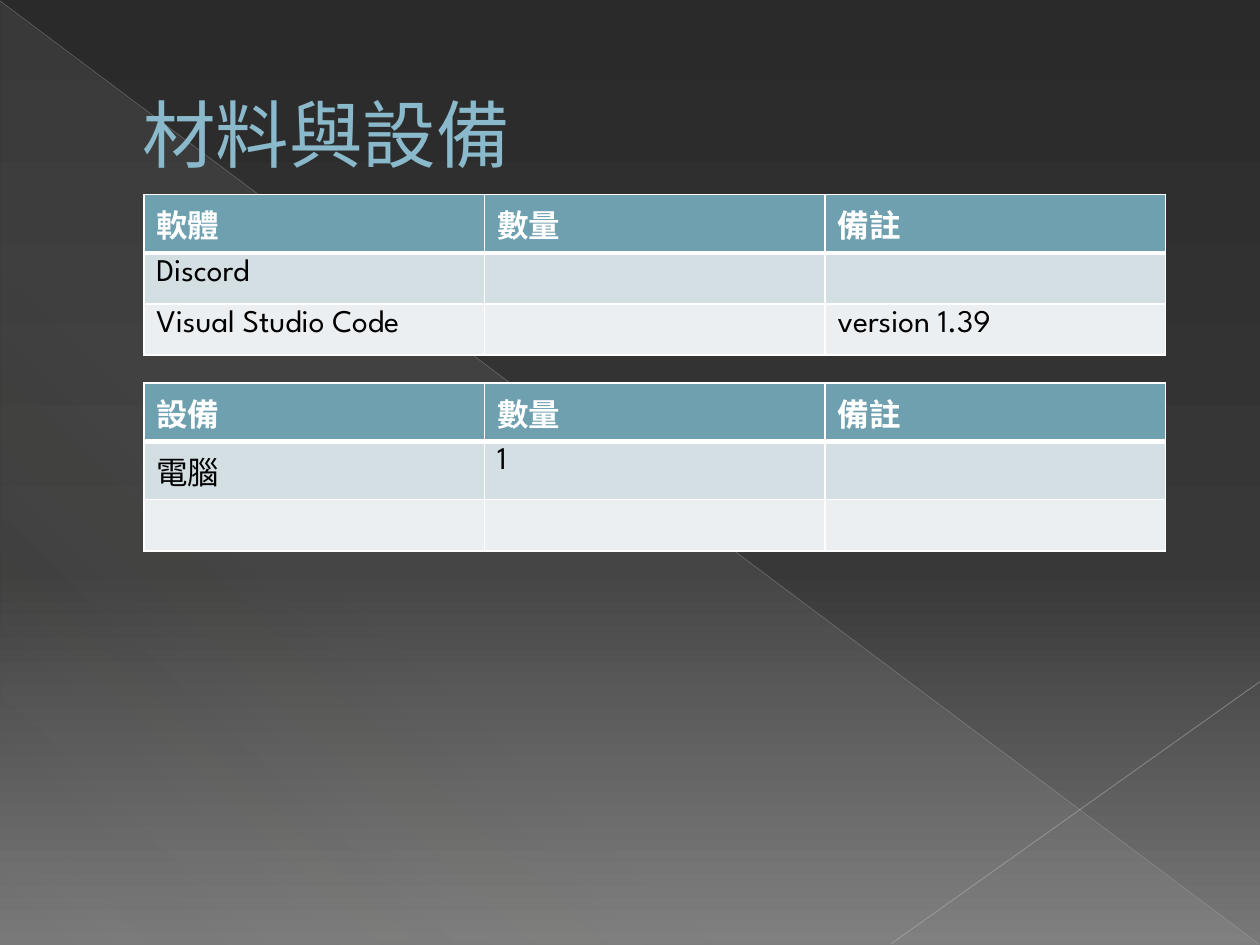
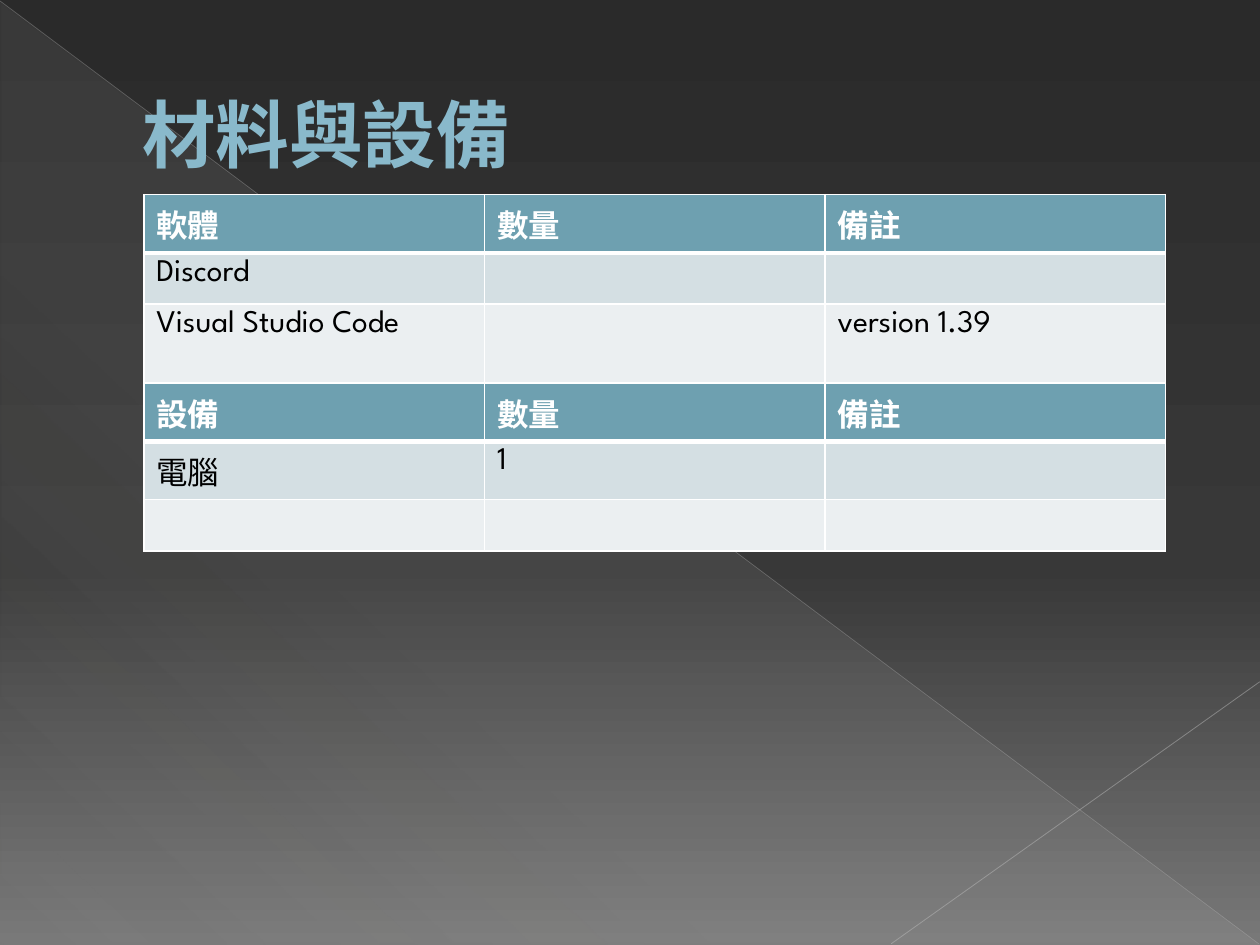
Before and after one commit to littlepanda419/justpanda, a slide deck: slide 5 of 專題.pptx. Drawn at 1260x945 pixels with LibreOffice and Linux fonts; fonts in the diff are those of the drawing; background and template pictures are left out. Boxes give left, top, right and bottom in pixels: in the first picture for what was removed or moved away, otherwise in the second. Text is boxed around its words. In the diff, an @@ line names an element or a change of style, - is before the commit and + after.

```diff
--- a/專題.pptx
+++ b/專題.pptx
@@ title "材料與設備" at (x1=142, y1=99, x2=510, y2=180): bold on @@
@@ table resized from (x1=144, y1=195, x2=1164, y2=349) to (x1=144, y1=195, x2=1164, y2=423) @@
```
Also in this commit, not shown: 6 other slides changed, 12 slides added, 5 other files.
